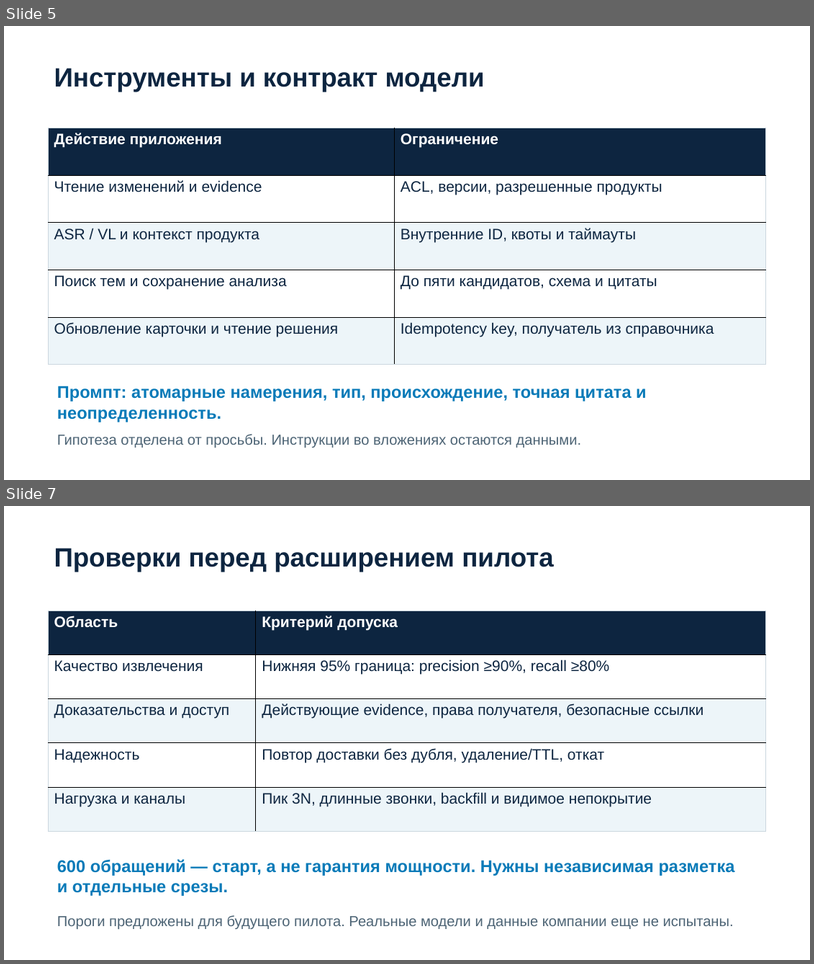
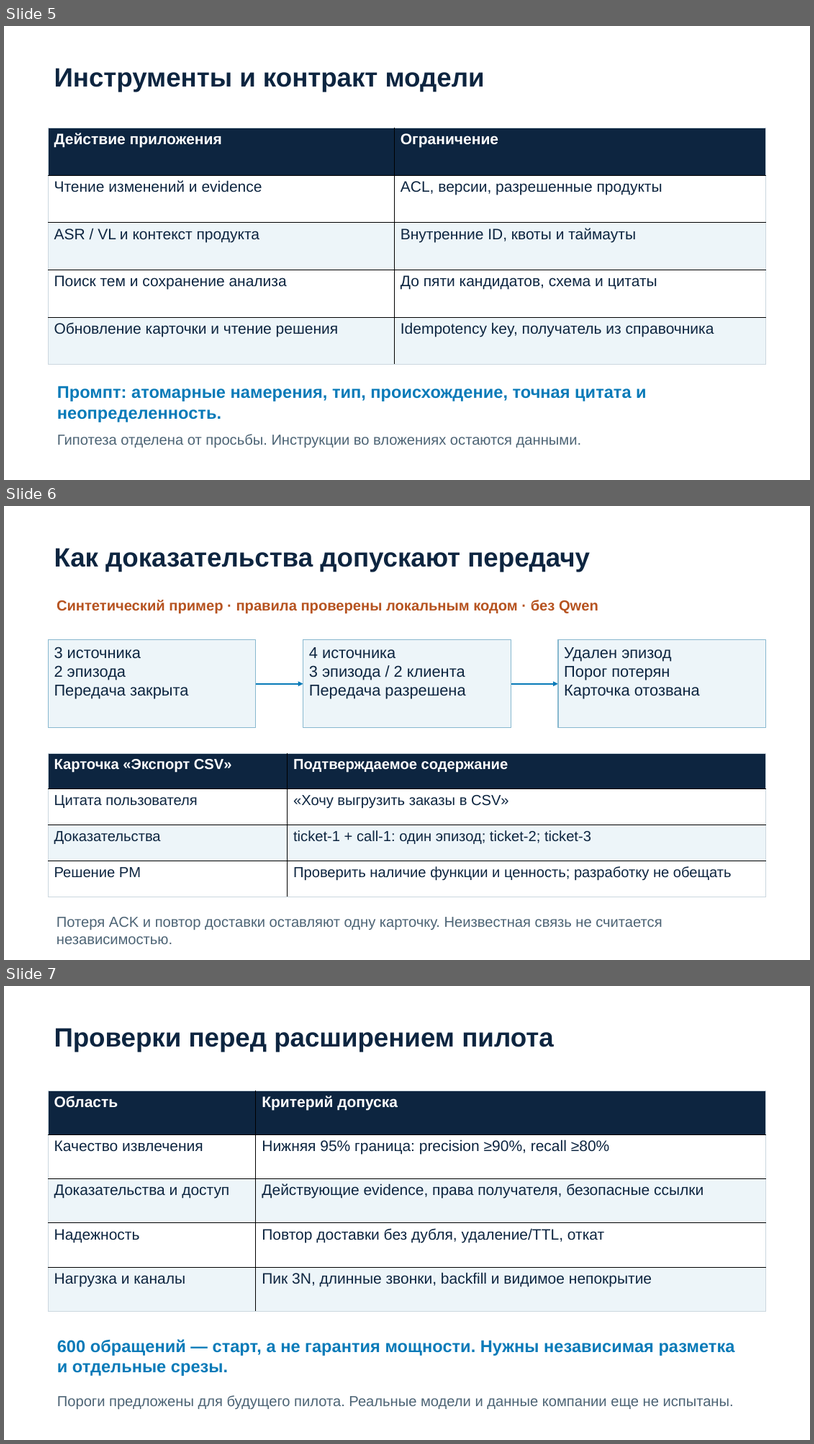
Before and after one commit to egorbaranos-max/intelligence-cup-feedback-agent, a slide deck: submission/presentation.pptx. Shown one above the other, each under a label of ours: slides 5 and 7 before the commit, slides 5, 6 and 7 after it; the slides between them are not shown. The pictures are 814x964 and 814x1444 pixels, drawn with LibreOffice and Linux fonts; fonts in the diff are those of the drawing. Boxes give left, top, right and bottom in pixels: in the first picture for what was removed or moved away, otherwise in the second. Text is boxed around its words. In the diff, an @@ line names an element or a change of style, - is before the commit and + after.

```diff
--- a/submission/presentation.pptx
+++ b/submission/presentation.pptx
@@ slide 6 added at (x1=4, y1=506, x2=810, y2=960), background #FFFFFF @@
@@ text added at (x1=54, y1=548, x2=590, y2=572), 31.5 pt, text #0D2540, bold @@
+Как доказательства допускают передачу
@@ text added at (x1=57, y1=600, x2=599, y2=614), 17.2 pt, text #B65320, bold @@
+Синтетический пример · правила проверены локальным кодом · без Qwen
@@ rectangle added at (x1=48, y1=640, x2=256, y2=728), fill #EDF5F9, outline #88B8CF 0.9 pt, 18.8 pt, text #0D2540 @@
+3 источника
+2 эпизода
+Передача закрыта
@@ rectangle added at (x1=304, y1=640, x2=512, y2=728), fill #EDF5F9, outline #88B8CF 0.9 pt, 18.8 pt, text #0D2540 @@
+4 источника
+3 эпизода / 2 клиента
+Передача разрешена
@@ rectangle added at (x1=558, y1=640, x2=767, y2=728), fill #EDF5F9, outline #88B8CF 0.9 pt, 18.8 pt, text #0D2540 @@
+Удален эпизод
+Порог потерян
+Карточка отозвана
@@ arrow added from (256, 684) to (304, 684), #087AB8 1.5 pt @@
@@ arrow added from (512, 684) to (558, 684), #087AB8 1.5 pt @@
@@ table added at (x1=48, y1=753, x2=767, y2=897), 4 rows, 2 columns @@
+Карточка «Экспорт CSV» | Подтверждаемое содержание
+Цитата пользователя | «Хочу выгрузить заказы в CSV»
+Доказательства | ticket-1 + call-1: один эпизод; ticket-2; ticket-3
+Решение PM | Проверить наличие функции и ценность; разработку не обещать
@@ text added at (x1=57, y1=916, x2=662, y2=944), 17.2 pt, text #4D6475 @@
+Потеря ACK и повтор доставки оставляют одну карточку. Неизвестная связь не считается независимостью.
```
Also in this commit, not shown: 2 slides changed, 2 other slides added, 3 slides removed, 23 other files.
